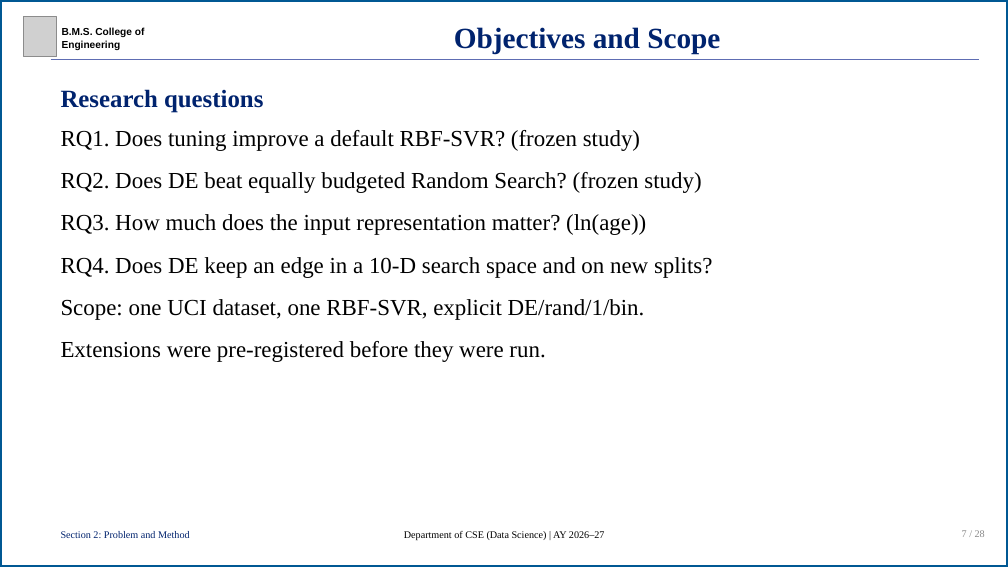
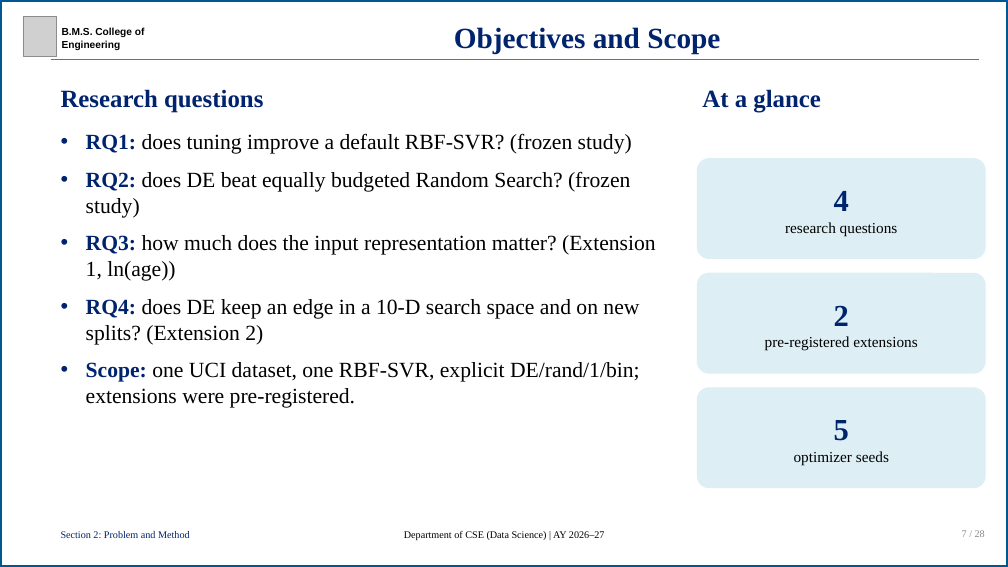
Before and after one commit to R-V-Abhishek/concrete-strength-de-svr, a slide deck: slide 7 of presentation/concrete-strength-de-svr-presentation.pptx. Drawn at 1008x567 pixels with LibreOffice and Linux fonts; fonts in the diff are those of the drawing; grey boxes stand for pictures. Boxes give left, top, right and bottom in pixels: in the first picture for what was removed or moved away, otherwise in the second. Text is boxed around its words. In the diff, an @@ line names an element or a change of style, - is before the commit and + after.

```diff
--- a/presentation/concrete-strength-de-svr-presentation.pptx
+++ b/presentation/concrete-strength-de-svr-presentation.pptx
@@ text added at bbox=[702, 89, 821, 112], 39 pt, text #00236E, bold @@
+At a glance
@@ text at bbox=[86, 133, 656, 408]: text changed; size 36 to 34 pt @@
-RQ1. Does tuning improve a default RBF-SVR? (frozen study)
-RQ2. Does DE beat equally budgeted Random Search? (frozen study)
-RQ3. How much does the input representation matter? (ln(age))
-RQ4. Does DE keep an edge in a 10-D search space and on new splits?
-Scope: one UCI dataset, one RBF-SVR, explicit DE/rand/1/bin.
-Extensions were pre-registered before they were run.
+• RQ1: does tuning improve a default RBF-SVR? (frozen study)
+• RQ2: does DE beat equally budgeted Random Search? (frozen study)
+• RQ3: how much does the input representation matter? (Extension 1, ln(age))
+• RQ4: does DE keep an edge in a 10-D search space and on new splits? (Extension 2)
+• Scope: one UCI dataset, one RBF-SVR, explicit DE/rand/1/bin; extensions were pre-registered.
@@ rounded rectangle added at bbox=[697, 158, 986, 259], fill #DDEEF5, 24 pt, text #000000 @@
+4
+research questions
@@ rounded rectangle added at bbox=[697, 273, 986, 374], fill #DDEEF5, 24 pt, text #000000 @@
+2
+pre-registered extensions
@@ rounded rectangle added at bbox=[697, 387, 986, 488], fill #DDEEF5, 24 pt, text #000000 @@
+5
+optimizer seeds
```
Also in this commit, not shown: 16 other slides changed, 7 other files.
